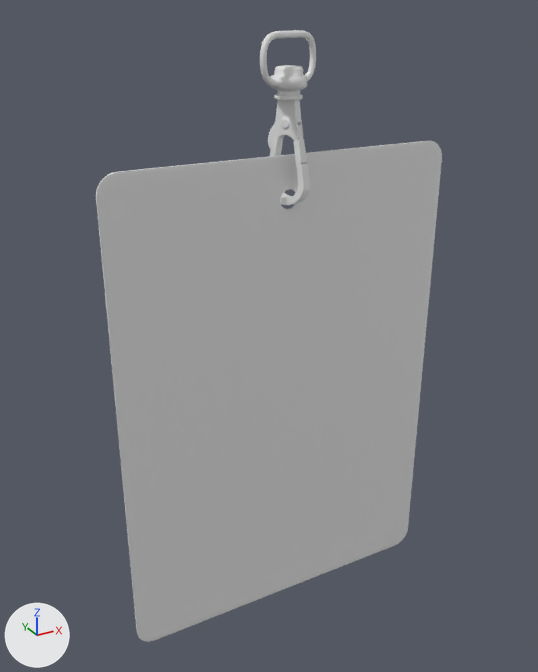
Two versions of the glTF model badge.glb, one commit apart.
One viewpoint serves both versions: a 50 mm lens placed at (-0.595, -1.339, 0.981), pointed at (-0.044, -0.338, 0.48). The lights are fixed; the arrows at lower left show +X, +Y and +Z. The first picture is the older version. Where no turn or scale is listed for an object, it has been applied to the vertices.

In view in the first picture: 'card', 'clamp', 'clip'.
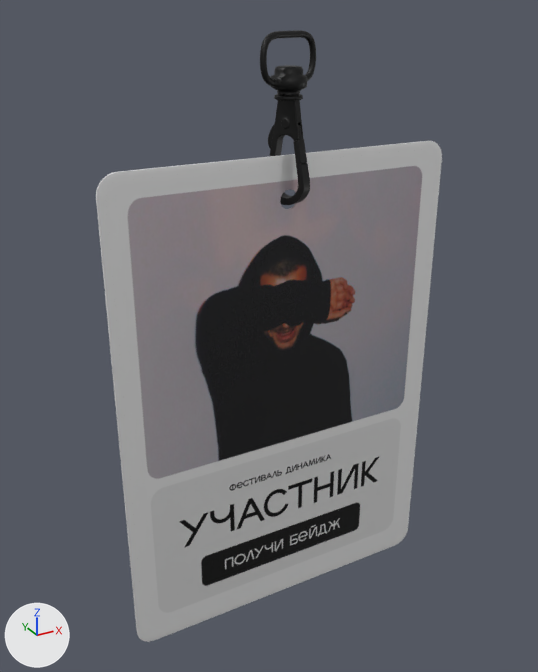
The newer file is also rescaled (x1.206), turned or shifted as a whole; pictures and numbers use the older file's frame.

Boxes (x1, y1, x2, y2) around the edits, measured in the pictures (538 x 672 px):
'card', recoloured (white to grey)
    both: (126, 153, 425, 589)
'clamp', recoloured (white to dark grey)
    both: (268, 100, 310, 205)
'clip', recoloured (white to dark grey)
    both: (260, 30, 316, 101)

Diff of the bpy script that builds the scene:
```diff
--- a/badge.glb.py
+++ b/badge.glb.py
@@ img_texture @@
+img_texture = load_image('texture', '_unpacked/texture', 1440, 940, 'sRGB')
@@ mat_metal @@
+mat_metal = principled_material('metal')
+mat_metal.base_color = (0.0364, 0.0364, 0.0364)  # dark grey #363636
+mat_metal.metallic = 1.0
@@ mat_base @@
+mat_base = principled_material('base')
+mat_base.texture = img_texture
+mat_base.metallic = 0.3
+mat_base.roughness = 0.0
@@ me_mesh_0 @@
 me_mesh_0.from_pydata(...)  # 684 vertices, 1368 faces; spans x -0.297..0.297, y -0.004..-0.001, z 0.019..0.848
+me_mesh_0.materials.append(mat_base)  # picture img_texture
@@ me_mesh_1 @@
 me_mesh_1.from_pydata(...)  # 1222 vertices, 2388 faces; spans x -0.021..0.02, y -0.038..0.037, z 0.773..0.927
+me_mesh_1.materials.append(mat_metal)  # dark grey #363636
@@ me_mesh_2 @@
 me_mesh_2.from_pydata(...)  # 610 vertices, 1192 faces; spans x -0.0572..0.0565, y -0.0266..0.0264, z 0.9269..1.019
+me_mesh_2.materials.append(mat_metal)  # dark grey #363636
```
